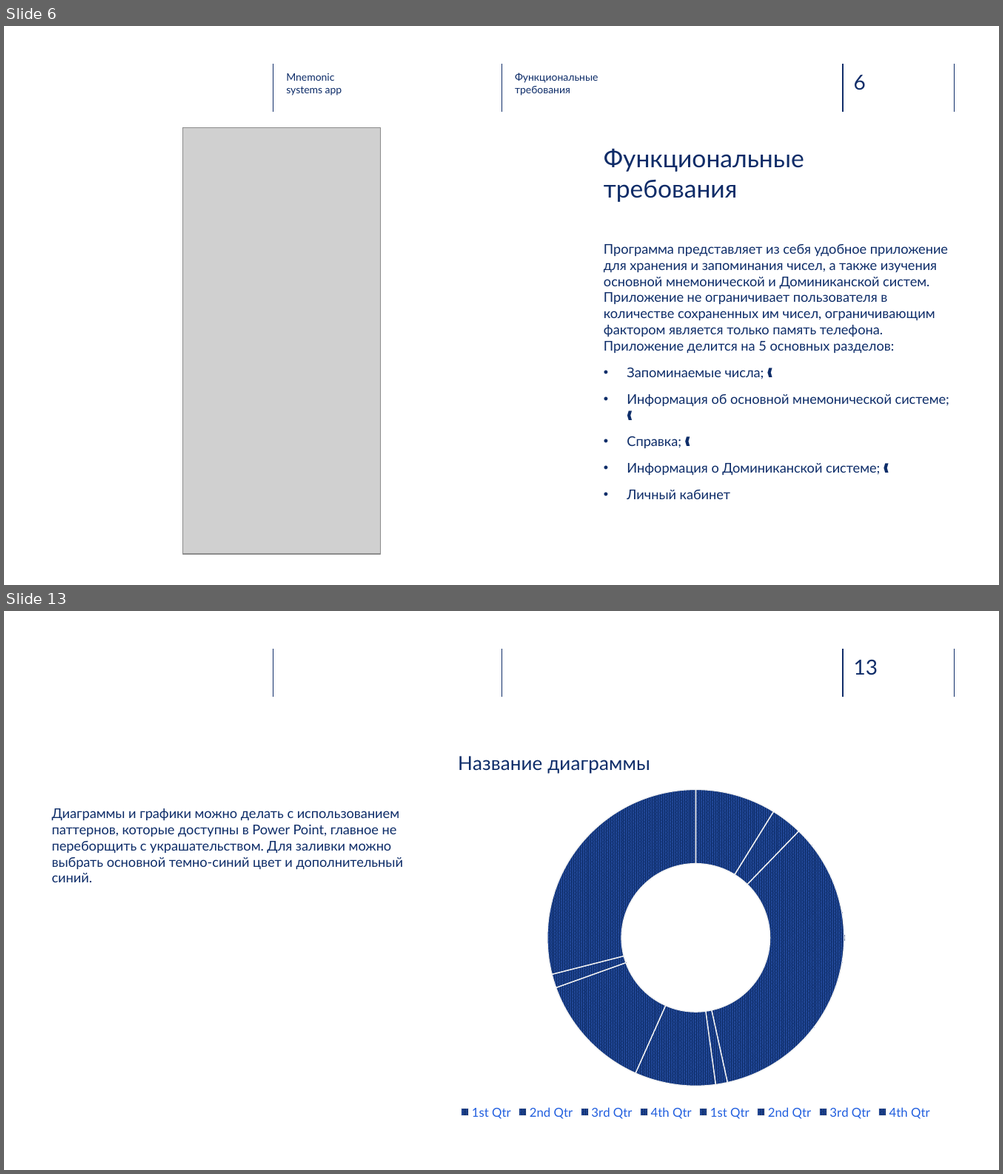
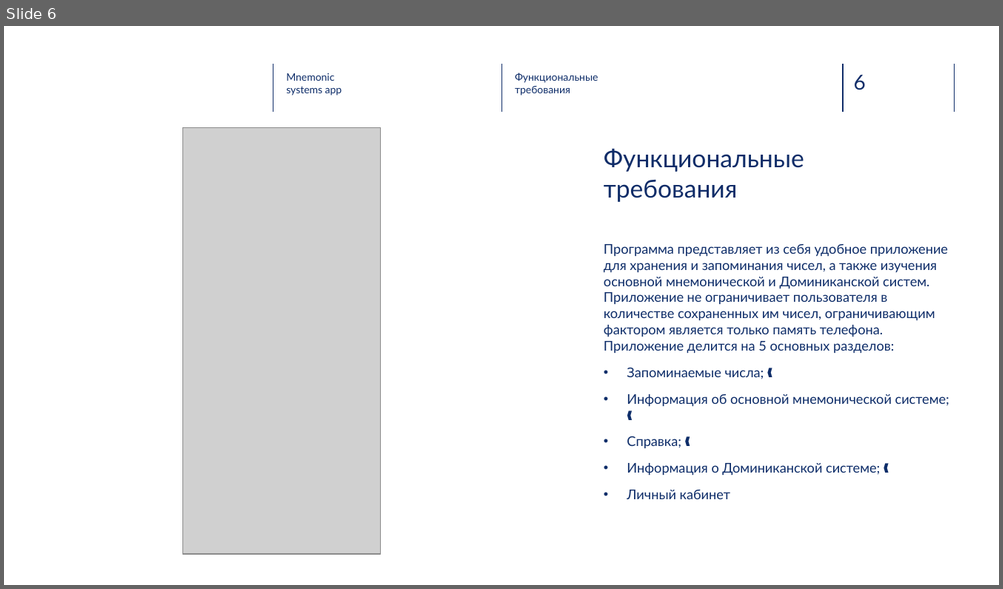
Before and after one commit to NikPeg/mnemonic_systems_app, a slide deck: Итоговые документы/presentation.pptx. Shown one above the other, each under a label of ours: slides 6 and 13 before the commit, slide 6 after it; the slides between them are not shown. The pictures are 1003x1174 and 1003x589 pixels, drawn with LibreOffice and Linux fonts; fonts in the diff are those of the drawing; grey boxes stand for pictures; background and template pictures are left out. Boxes give left, top, right and bottom in pixels: in the first picture for what was removed or moved away, otherwise in the second. Text is boxed around its words. In the diff, an @@ line names an element or a change of style, - is before the commit and + after.

```diff
--- a/Итоговые документы/presentation.pptx
+++ b/Итоговые документы/presentation.pptx
@@ slide 13 removed at box(4, 611, 999, 1170), background picture (left out); not listed: 5 template elements that a slide beside it also shows @@
@@ doughnut chart removed at box(442, 732, 949, 1123) @@
-title "Название диаграммы"
-categories: 1st Qtr, 2nd Qtr, 3rd Qtr, 4th Qtr, 1st Qtr, 2nd Qtr, 3rd Qtr, 4th Qtr
-Series 1: 9, 3, 34, 1, 9, 13, 2, 29
@@ text removed at box(52, 809, 403, 883) @@
-Диаграммы и графики можно делать с использованием паттернов, которые доступны в Power Point, главное не переборщить с украшательством. Для заливки можно выбрать основной темно-синий цвет и дополнительный синий.
```
Also in this commit, not shown: 3 slides changed, 5 slides added, 5 other slides removed.
